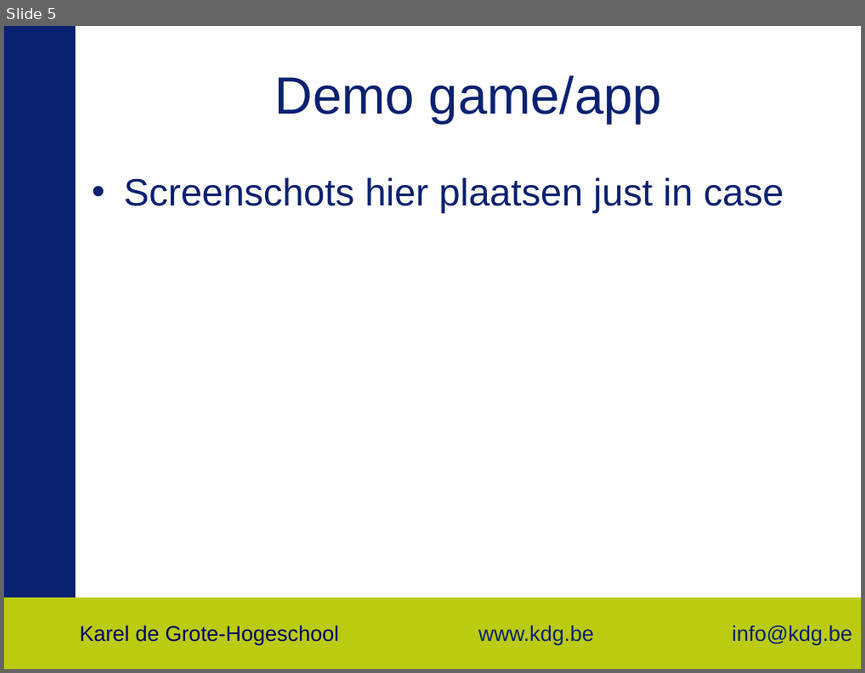
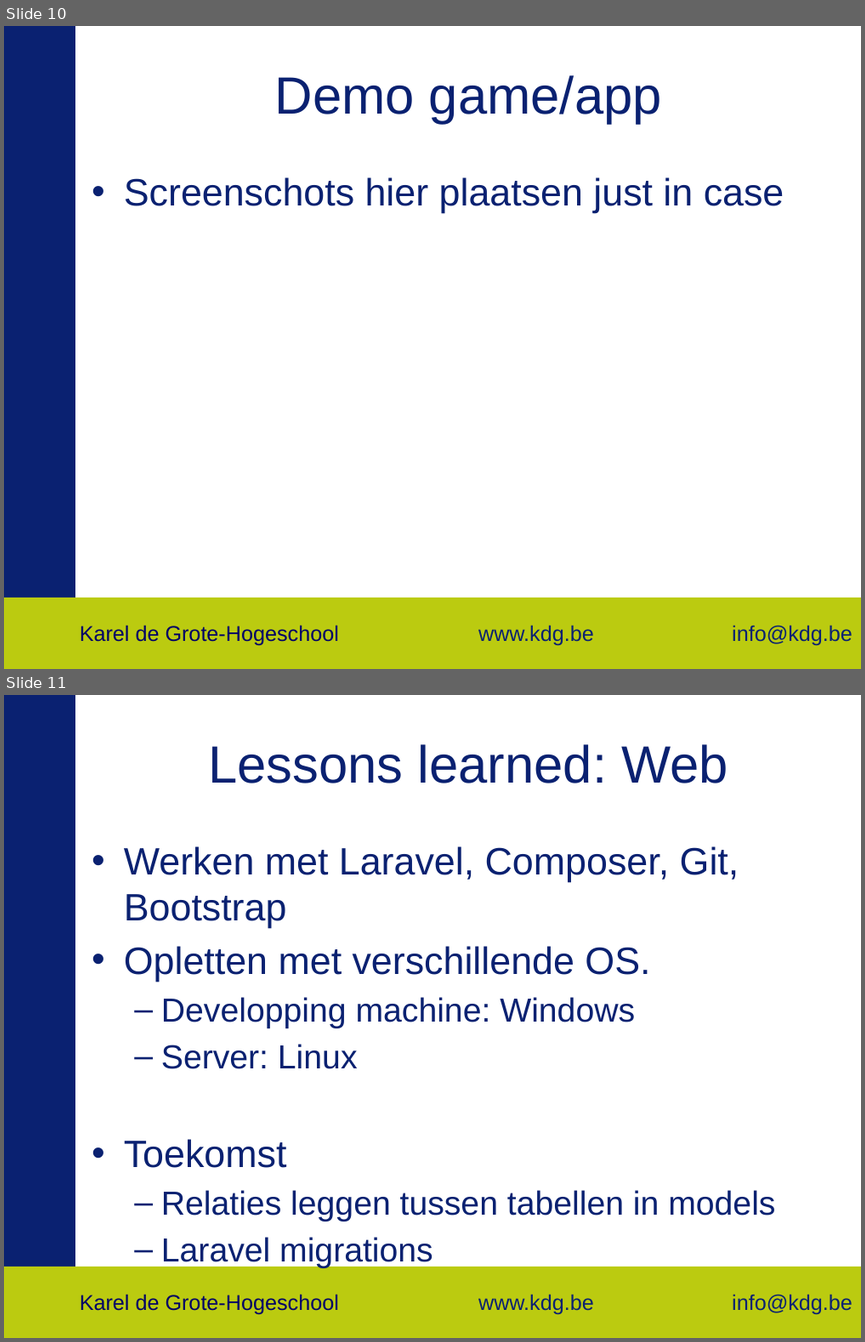
Before and after one commit to DriesH/Project-Pi-Antwerp, a slide deck: Project-Management/π Project Webontwikkeling - Stad Antwerpen.pptx. Shown one above the other, each under a label of ours: slide 5 before the commit, slides 10 and 11 after it. The pictures are 865x673 and 865x1342 pixels, drawn with LibreOffice and Linux fonts; fonts in the diff are those of the drawing; background and template pictures are left out. Boxes give left, top, right and bottom in pixels: in the first picture for what was removed or moved away, otherwise in the second. Text is boxed around its words. In the diff, an @@ line names an element or a change of style, - is before the commit and + after.

```diff
--- a/Project-Management/π Project Webontwikkeling - Stad Antwerpen.pptx
+++ b/Project-Management/π Project Webontwikkeling - Stad Antwerpen.pptx
@@ slide 11 added at bbox=[4, 695, 861, 1338], background #FFFFFF; not listed: 5 template elements that a slide beside it also shows @@
@@ title added at bbox=[208, 744, 728, 783], 44 pt, text #0A2171 @@
+Lessons learned: Web
@@ text added at bbox=[124, 846, 775, 1268], 28 pt, text #0A2171 @@
+• Werken met Laravel, Composer, Git, Bootstrap
+• Opletten met verschillende OS.
+  – Developping machine: Windows
+  – Server: Linux
+• Toekomst
+  – Relaties leggen tussen tabellen in models
+  – Laravel migrations
@@ what was slide 5 is now slide 10 @@
```
Also in this commit, not shown: 1 slide changed, 7 other slides added, 2 slides removed, 1 other file.
